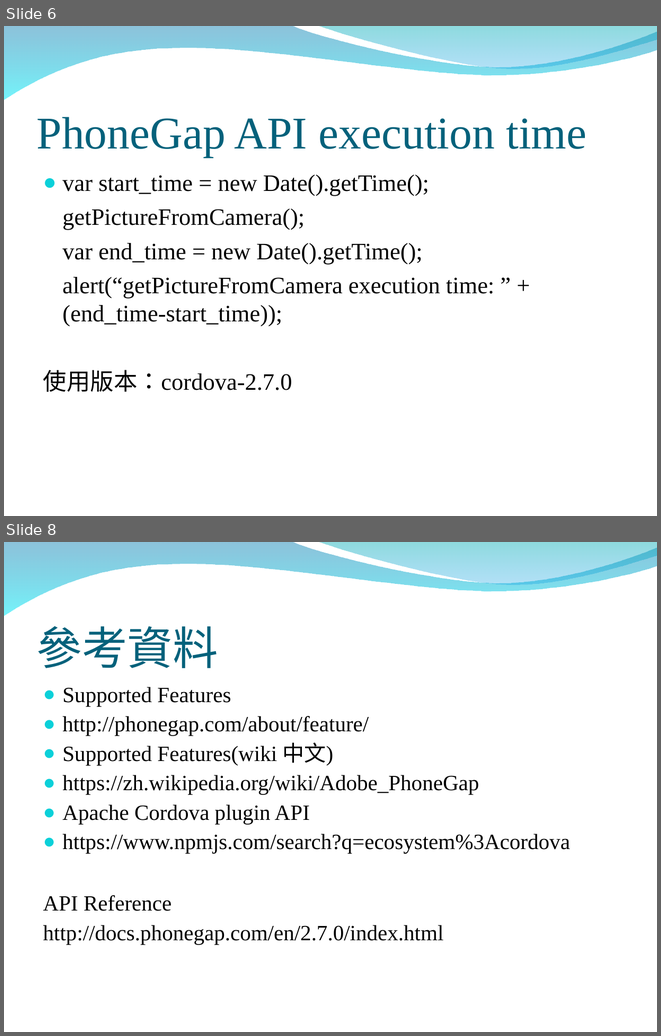
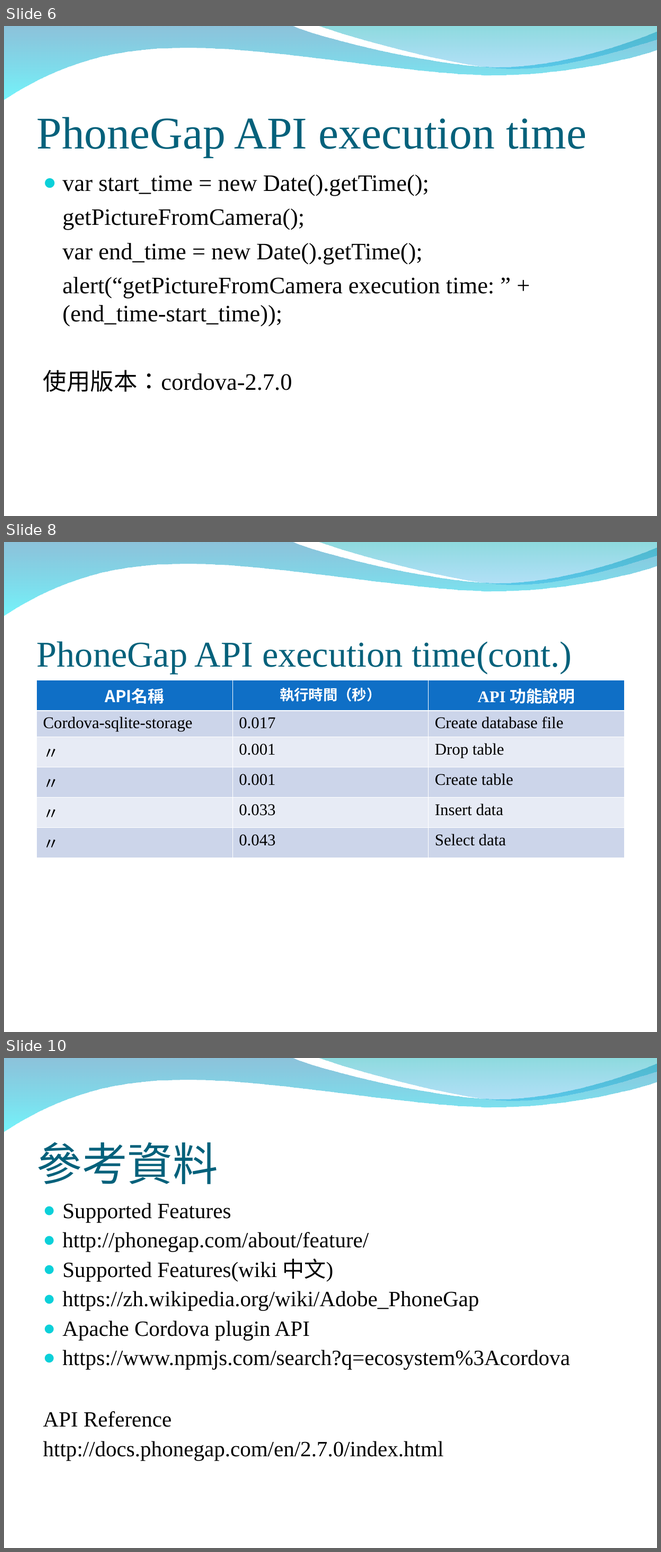
Before and after one commit to peter279k/regular_meeting, a slide deck: PhoneGap API.ppt. Shown one above the other, each under a label of ours: slides 6 and 8 before the commit, slides 6, 8 and 10 after it; the slides between them are not shown. The pictures are 661x1036 and 661x1552 pixels, drawn with LibreOffice and Linux fonts; fonts in the diff are those of the drawing; background and template pictures are left out. Boxes give left, top, right and bottom in pixels: in the first picture for what was removed or moved away, otherwise in the second. Text is boxed around its words. In the diff, an @@ line names an element or a change of style, - is before the commit and + after.

Commit message:
PhoneGap api official and cordova-sqlite-plugin

```diff
--- a/PhoneGap API.ppt
+++ b/PhoneGap API.ppt
@@ slide 8 added at [4, 542, 657, 1032], background picture (left out); not listed: 2 template elements that a slide beside it also shows @@
@@ title added at [37, 641, 572, 673], 40 pt, text #04617B @@
+PhoneGap API execution time(cont.)
@@ table added at [37, 680, 624, 849], 6 rows, 3 columns @@
+API名稱 | 執行時間（秒） | API 功能說明
+Cordova-sqlite-storage | 0.017 | Create database file
+〃 | 0.001 | Drop table
+〃 | 0.001 | Create table
+〃 | 0.033 | Insert data
+〃 | 0.043 | Select data
@@ what was slide 8 is now slide 10 @@
```
Also in this commit, not shown: 1 slide changed, 1 other slide added.
